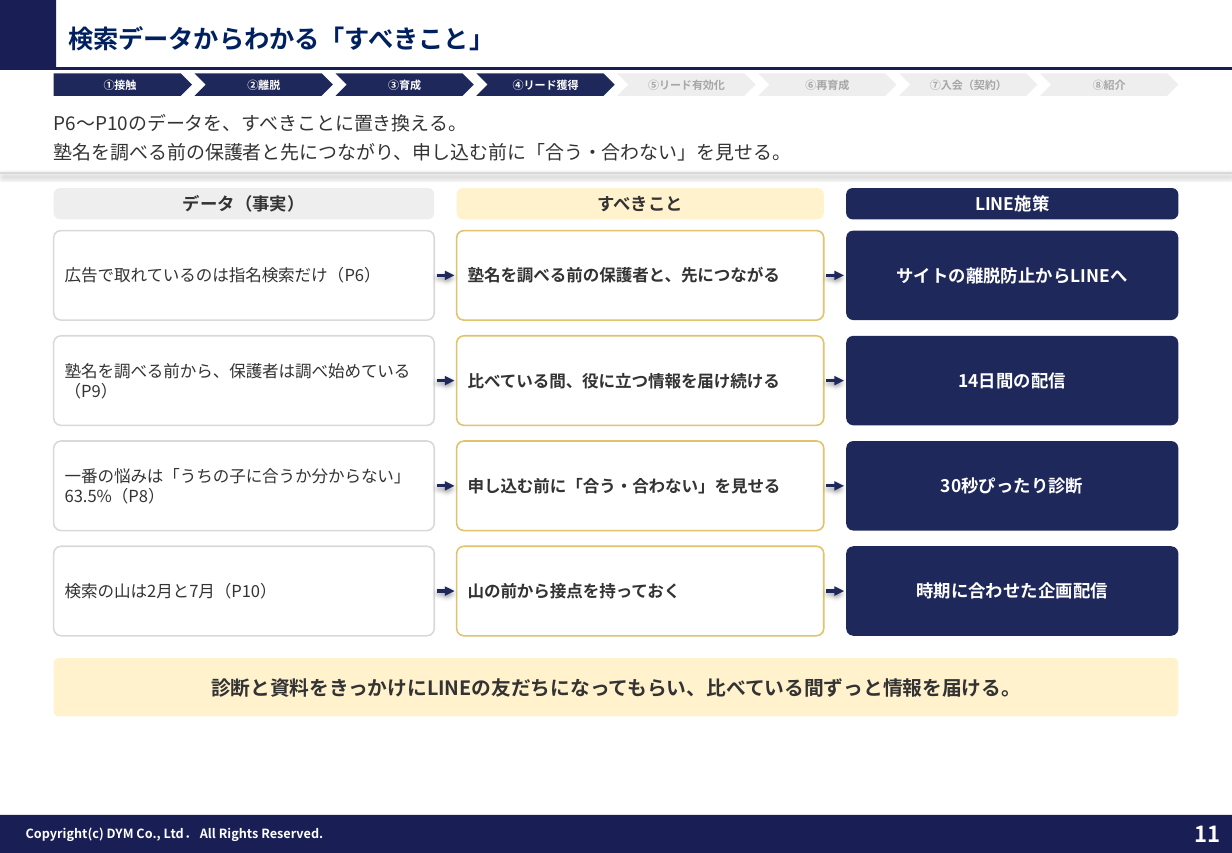
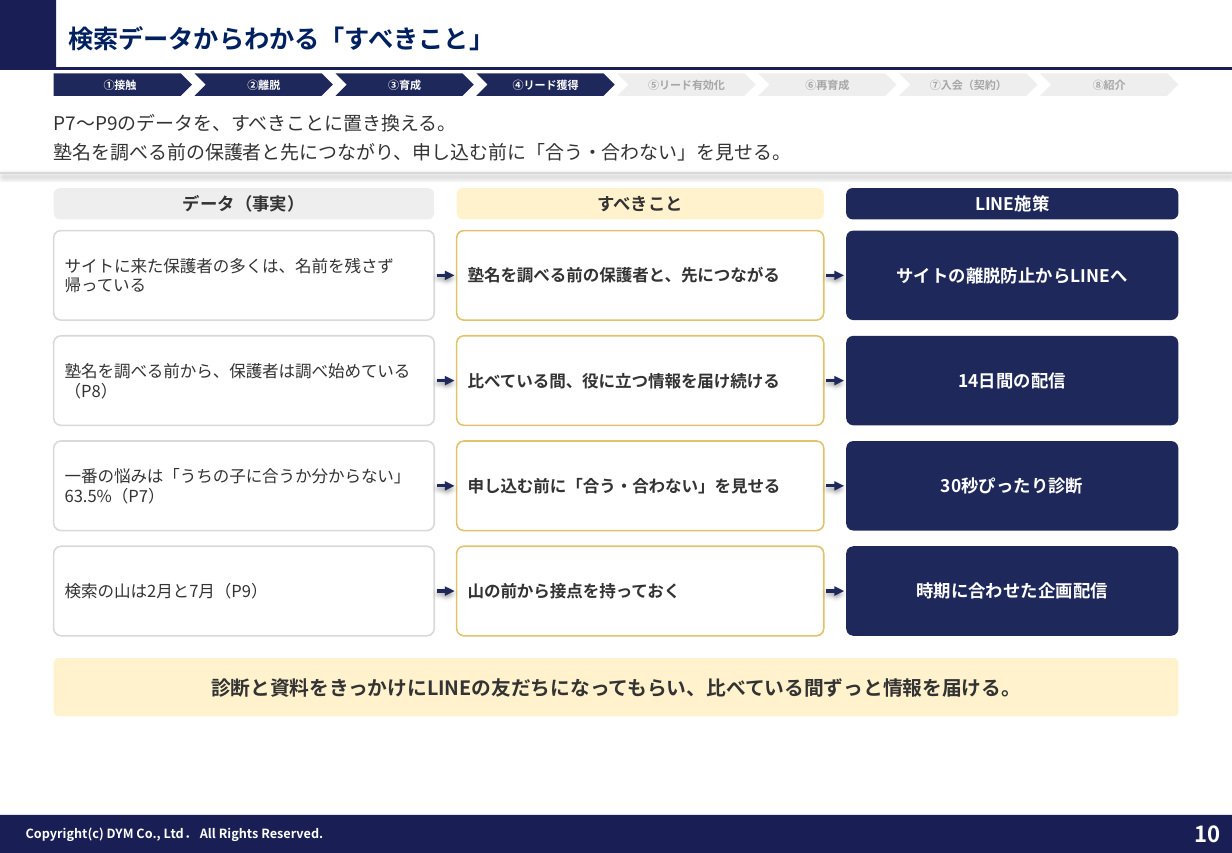
Before and after one commit to tonomura-r-dev/folder, a slide deck: slide 10 of 教育（塾）業界_LINEOA施策提案ver3.pptx (slide 11 before the commit). Drawn at 1232x853 pixels with LibreOffice and Linux fonts; fonts in the diff are those of the drawing; background and template pictures are left out. Boxes give left, top, right and bottom in pixels: in the first picture for what was removed or moved away, otherwise in the second. Text is boxed around its words. In the diff, an @@ line names an element or a change of style, - is before the commit and + after.

```diff
--- a/教育（塾）業界_LINEOA施策提案ver3.pptx
+++ b/教育（塾）業界_LINEOA施策提案ver3.pptx
@@ text at box(54, 114, 457, 132): text changed @@
-P6〜P10のデータを、すべきことに置き換える。
+P7〜P9のデータを、すべきことに置き換える。
@@ text in rounded rectangle at box(65, 258, 394, 293): text changed @@
-広告で取れているのは指名検索だけ（P6）
+サイトに来た保護者の多くは、名前を残さず帰っている
@@ text in rounded rectangle at box(65, 468, 411, 504): text changed @@
-一番の悩みは「うちの子に合うか分からない」63.5%（P8）
+一番の悩みは「うちの子に合うか分からない」63.5%（P7）
@@ text in rounded rectangle at box(65, 583, 268, 599): text changed @@
-検索の山は2月と7月（P10）
+検索の山は2月と7月（P9）
@@ page number at box(1195, 825, 1221, 843): text changed @@
-11
+10
```
Also in this commit, not shown: 10 other slides changed, 1 slide removed, 3 other files.
